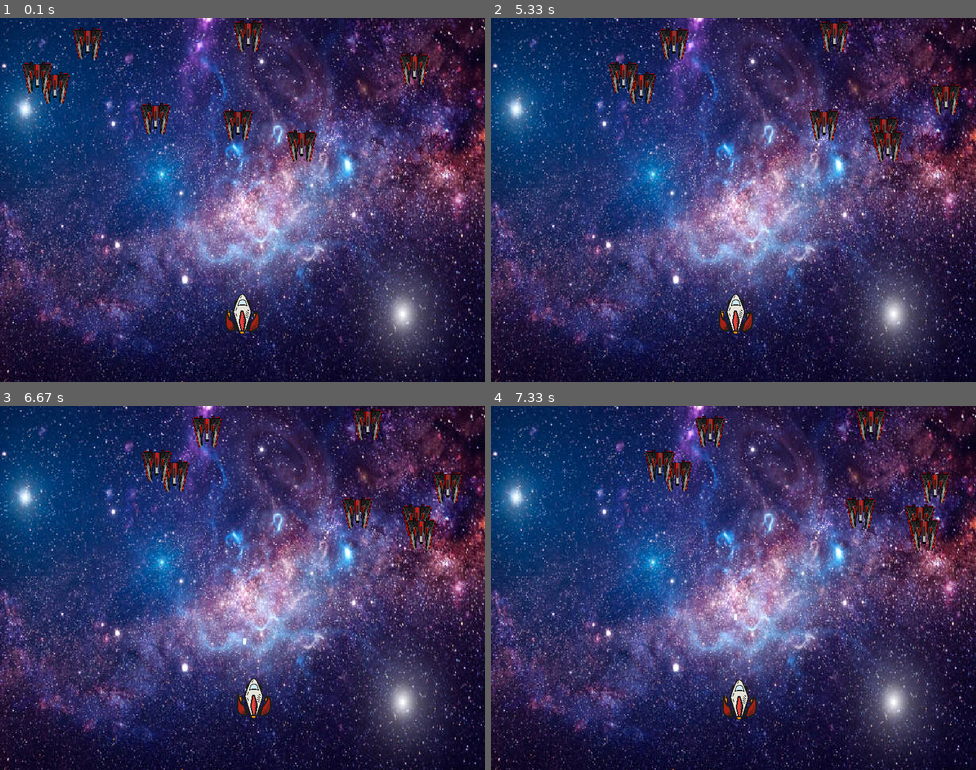
Above: before the commit, frames 1-4 (two rows, left to right).
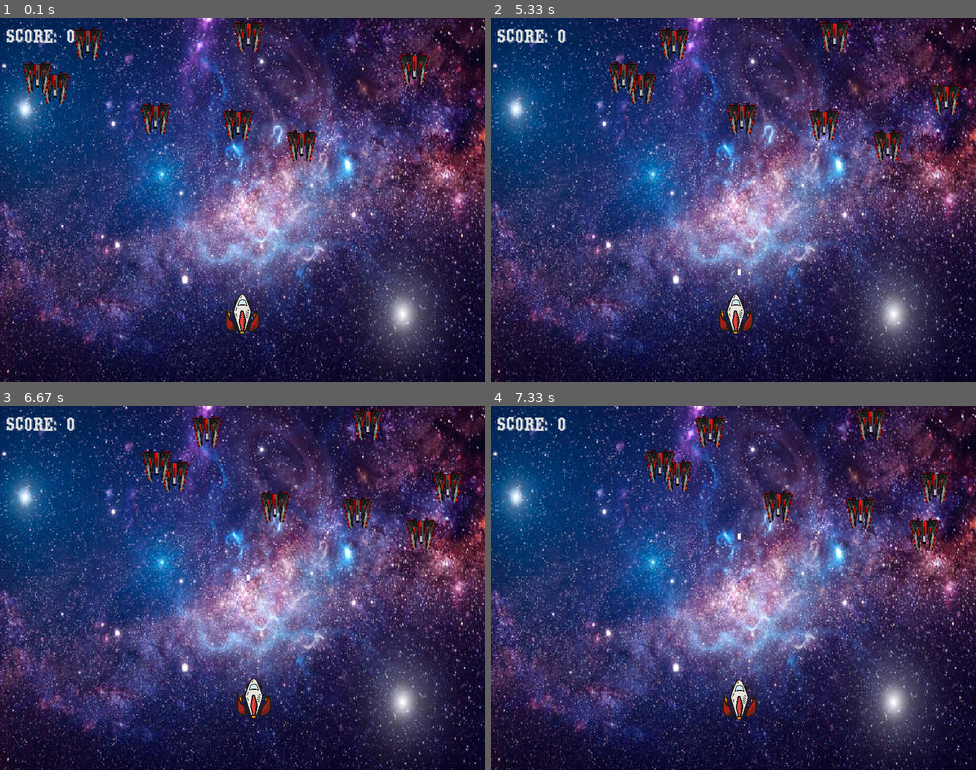
Above: after the commit, the same moments.

Repository: Yohammed18/python-intermediate
Game: pygame game, started from pygame/main.py
Two runs of this game, one before a commit and one after it. Both use one fixed random seed, a clock stepped at 60 frames per second and the inputs below.
Inputs:
- Up to frame 1 (0.1 s): no input
- Up to frame 2 (5.33 s): tap Space at 0.33, 0.73, 1.03, 1.23, 1.57, 1.87, 2.07, 2.37, 2.63, 2.97, 3.27, 3.4, 3.8, 4.1, 4.47, 4.87, 5.17 s; hold Right 0.67-1.13 s; hold Up 1.17-1.47 s; hold Right 1.5-1.97 s; hold Left 2-2.53 s; hold Down 2.57-2.87 s; hold Left 2.9-3.3 s; hold Up 3.33-3.7 s; hold Right 3.73-4.37 s; hold Down 4.4-4.77 s; hold Left 4.8-5.27 s; hold Right from 5.3 s (still down)
- Up to frame 3 (6.67 s): tap Space at 5.37, 5.67, 5.87, 6.2, 6.5 s; release Right at 5.77 s; hold Up 5.8-6.1 s; hold Right 6.13-6.6 s; hold Left from 6.63 s (still down)
- Up to frame 4 (7.33 s): tap Space at 6.7, 7, 7.27 s; release Left at 7.17 s; hold Down from 7.2 s (still down)

The runs differ from the first frame. In frame 1, 0.3% of the frame differs, in the area x 1-16%, y 3-7%; in frame 2, 0.9%; in frame 3, 0.9%; in frame 4, 0.9%, in the area x 1-92%, y 3-59%.

Commit message:
created folder to allocate files accordingly (font, image, sound). Allocated proper sound to background game, missile being shot, and enemy being destroyed. Display score and finishing adding multiple enemies.

Diff:
--- a/pygame/main.py
+++ b/pygame/main.py
@@ -1,20 +1,27 @@
 # Example file showing a basic pygame "game loop"
 import pygame, random, math
-
-# pygame setup and initiliaze pygame
+from pygame import mixer
+# pygame setup and initiliaze pygame and backgourg music
 pygame.init()
+mixer.init()
 # Create the screen and set screen dimension
 screen = pygame.display.set_mode((800, 600))
 
 
 # set title and icon, load image for a window icon, store the image in to be displayed on the screen
 pygame.display.set_caption('Space Invation')
-game_icon = pygame.image.load('rocket-ship.png')
+game_icon = pygame.image.load('img\\rocket-ship.png')
 pygame.display.set_icon(game_icon)
+
+
+# load the music for the background of the game
+mixer.music.load("sound\\background_space.mp3")
+mixer.music.set_volume(0.2)
+mixer.music.play(-1)
 
 # CREATE PLAYER FOR THE GAME
 # load image that will rapresent the player
-img_player = pygame.image.load('player_img.png')
+img_player = pygame.image.load('img\\player_img.png')
 
 # set hight/width so the img can render properly on the screen
 player_size = (75,75)
@@ -64,7 +71,7 @@
 
 # create multiple enemies
 for e in range(number_of_enemies):
-    enemy = pygame.image.load('enemy_player.png')
+    enemy = pygame.image.load('img\\enemy_player.png')
     enemy = pygame.transform.scale(enemy, enemy_size)
     img_enemy.append(enemy)
     enemy_x.append(random.randint(0, 740))
@@ -104,11 +111,11 @@
 #     return e_x_change, e_y
 
 # Let's load the background with an outerspace image:
-background_img = pygame.image.load('background_img.png')
+background_img = pygame.image.load('img\\background_img.png')
 background_img = pygame.transform.scale(background_img, (800,600))
 
 # let's load bullet img and set coordinates and rotate the image to face up
-img_bullet = pygame.image.load('bullet_img.png')
+img_bullet = pygame.image.load('img\\bullet_img.png')
 bullet_size = (10,5)
 img_bullet = pygame.transform.scale(img_bullet, bullet_size)
 img_bullet = pygame.transform.rotate(img_bullet, 90)
@@ -119,7 +126,7 @@
 bullet_y = player_y
 
 bullet_x_change = 0
-bullet_y_change = 1 # bullet speed
+bullet_y_change = 1.7 # bullet speed
 visibile_bullet = False
 
 # create a function to handle the bullet visibility
@@ -145,6 +152,14 @@
 
 # Score variable
 score = 0
+my_font = pygame.font.Font('font\Montague.ttf',32)
+text_x = 10
+text_y = 10
+
+def show_score(x,y):
+    """show score on the screen"""
+    text = my_font.render(f'Score: {score}', True, (224,224,224))
+    screen.blit(text, (x,y))
 
 #  set game loop
 while is_running:
@@ -171,6 +186,9 @@
             elif event.key == pygame.K_DOWN:
                 player_y_change = 0.3
             elif event.key == pygame.K_SPACE:
+                bullet_sound = mixer.Sound('sound\\space_missile.mp3')
+                bullet_sound.set_volume(.2)
+                bullet_sound.play()
                 if not visibile_bullet:
                     bullet_x = player_x
                     bullet_y = player_y
@@ -213,10 +231,12 @@
         is_collision = is_there_collision(enemy_x[enem], enemy_y[enem], bullet_x, bullet_y)
 
         if is_collision:
+            collision_sound = mixer.Sound('sound\\enemy_destroyed.mp3')
+            collision_sound.set_volume(.7)
+            collision_sound.play()
             bullet_y = player_y
             visibile_bullet = False
             score+= 1
-            print(score)
             # set the enemy coordinate to re-appear else where when it hits
             enemy_x[enem] = random.randint(0, 740)
             enemy_y[enem] = random.randint(0, 200)
@@ -238,5 +258,7 @@
         shoot_bullet(bullet_x, bullet_y)
         bullet_y -= bullet_y_change
 
+    show_score(text_x, text_y)
+
     # update the screen properly
     pygame.display.update()
Binary file added: pygame/font/Broad_Casting.ttf
Binary file added: pygame/font/DUSTERY.ttf
Binary file added: pygame/font/Montague.ttf
Renamed: pygame/background_img.png -> pygame/img/background_img.png
Renamed: pygame/bullet_img.png -> pygame/img/bullet_img.png
Renamed: pygame/enemy_player.png -> pygame/img/enemy_player.png
Renamed: pygame/player_img.png -> pygame/img/player_img.png
Renamed: pygame/rocket-ship.png -> pygame/img/rocket-ship.png
Renamed: pygame/space-mission.png -> pygame/img/space-mission.png
Not shown, added: pygame/sound/background_space.mp3
Not shown, added: pygame/sound/enemy_destroyed.mp3
Not shown, added: pygame/sound/space_missile.mp3
